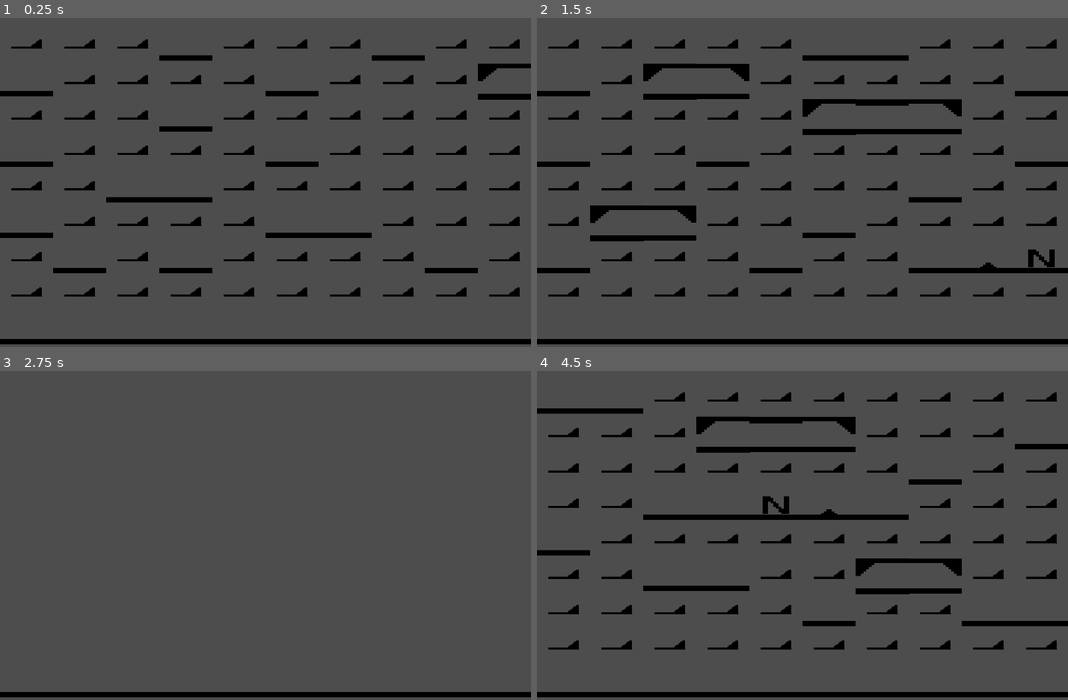
Above: before the commit, frames 1-4 (two rows, left to right).
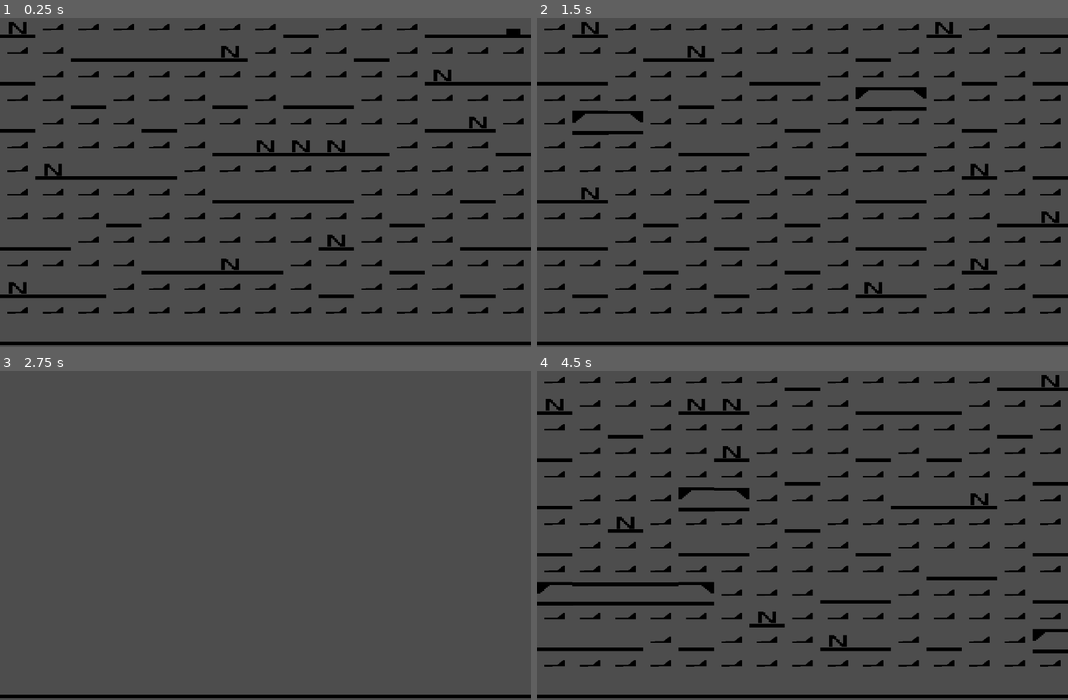
Above: after the commit, the same moments.

Repository: Deiuca/WaveFunctionCollapse
Game: Godot game, scene res://progetto.tscn
The game is run twice, just before and just after one commit, with the same random seed, the same clock (stepped at 60 frames per second) and the same inputs.
Inputs:
- Up to frame 1 (0.25 s): no input
- Up to frame 2 (1.5 s): tap Enter at 0.5 s; hold R 0.53-1.28 s; tap Space at 1.25 s; tap R at 1.35 s
- Up to frame 3 (2.75 s): tap Enter at 2 s; hold R from 2.03 s (still down)
- Up to frame 4 (4.5 s): tap Space at 2.75, 4.25 s; release R at 2.78 s; tap R at 2.85, 4.35 s; tap Enter at 3.5 s; hold R 3.53-4.28 s

The runs differ from the first frame. In frame 1, 16% of the frame differs, in the area x 0-100%, y 1-100%; in frame 2, 18%; in frame 3, 1.0%; in frame 4, 18%.

Commit message:
Aggiustamenti aggiuntivi, pre room pav conn

Diff:
--- a/Generatore_livello.gd
+++ b/Generatore_livello.gd
@@ -63,10 +63,10 @@
 		## Vicinato aggiuntivo
 		#SuSx
 		if(indx-(self.width+1)) >= 0:
-			cella.vicini[4] = self.celle[indx-self.width].vicini[3]
+			cella.vicini[4] = self.celle[indx-self.width].vicini[2]
 		#SuDx
 		if ((indx-(self.width-1))/self.width) != indx/self.width:
-			cella.vicini[5] = self.celle[indx-self.width].vicini[4]
+			cella.vicini[5] = self.celle[indx-self.width].vicini[1]
 		#GiuSx
 		if (indx+(self.width-1)) < self.celle.size() and ((indx+(self.width-1))/self.width) != indx/self.width:
 			cella.vicini[7] = self.celle[indx+(self.width-1)]
@@ -83,7 +83,7 @@
 
 	#Collassa Pavimento
 	for e in range((self.width*self.height)-self.width, (self.width*self.height)):
-		self.celle[e].set_prefab($Prefab_Utilizzati/Pavimento)
+		self.celle[e].set_prefab($Prefab_Utilizzati/Pavimento_M)
 
 # Called every frame. 'delta' is the elapsed time since the previous frame.
 var counter = 0
--- a/PreFabbricati/pavimento_ostacolo.tscn
+++ b/PreFabbricati/pavimento_ostacolo.tscn
@@ -6,5 +6,5 @@
 [node name="Pavimento_Ostacolo" instance=ExtResource("1_s8esg")]
 
 [node name="Ostacolo" type="Sprite2D" parent="." index="1"]
-position = Vector2(10, 15)
+position = Vector2(10, 13)
 texture = ExtResource("2_rc6qu")
--- a/generatore_livello.tscn
+++ b/generatore_livello.tscn
@@ -11,8 +11,8 @@
 
 [node name="Generatore Livello" type="Node2D"]
 script = ExtResource("1_mrvbu")
-width = 10
-height = 10
+width = 15
+height = 15
 generator_seed = 18
 
 [node name="Prefab_Utilizzati" type="Node2D" parent="."]
@@ -23,13 +23,17 @@
 
 [node name="Entrata" parent="Prefab_Utilizzati" instance=ExtResource("3_fdm7b")]
 
-[node name="Pavimento" parent="Prefab_Utilizzati" instance=ExtResource("2_t0bkr")]
-bordi = ["O", "PM", "PM", "A", "O", "O", "A", "A"]
+[node name="M_Pavimento" parent="Prefab_Utilizzati" instance=ExtResource("2_t0bkr")]
+bordi = ["O", "PM", "P", "A", "O", "O", "A", "A"]
+peso = 5
+
+[node name="Pavimento_M" parent="Prefab_Utilizzati" instance=ExtResource("2_t0bkr")]
+bordi = ["O", "P", "PM", "A", "O", "O", "A", "A"]
 peso = 5
 
 [node name="Pavimento Nemico" parent="Prefab_Utilizzati" instance=ExtResource("3_l8rym")]
-bordi = ["O", "M", "M", "A", "O", "O", "A", "A"]
-peso = 3
+bordi = ["O", "PM", "PM", "A", "O", "O", "A", "A"]
+peso = 2
 
 [node name="Pavimento_Ostacolo" parent="Prefab_Utilizzati" instance=ExtResource("12_xe1qp")]
 bordi = ["O", "M", "M", "A", "O", "O", "A", "A"]
Binary file changed: Textures/Ostacolo.png
Not shown, changed: .DS_Store
